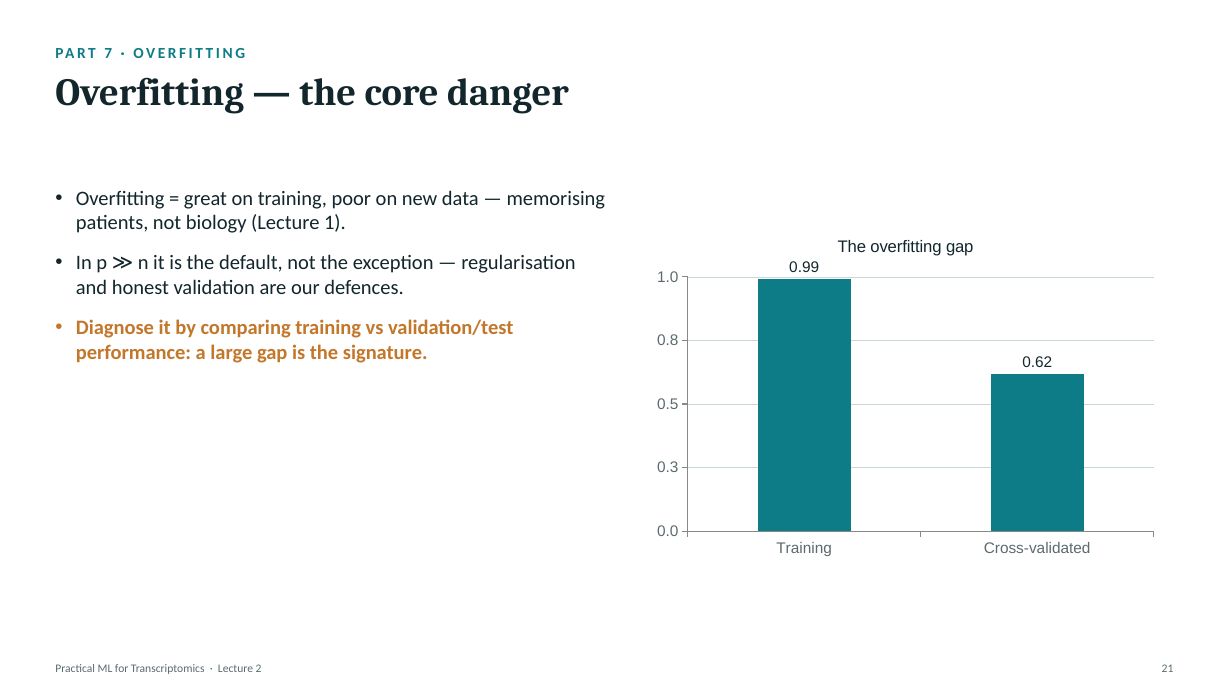
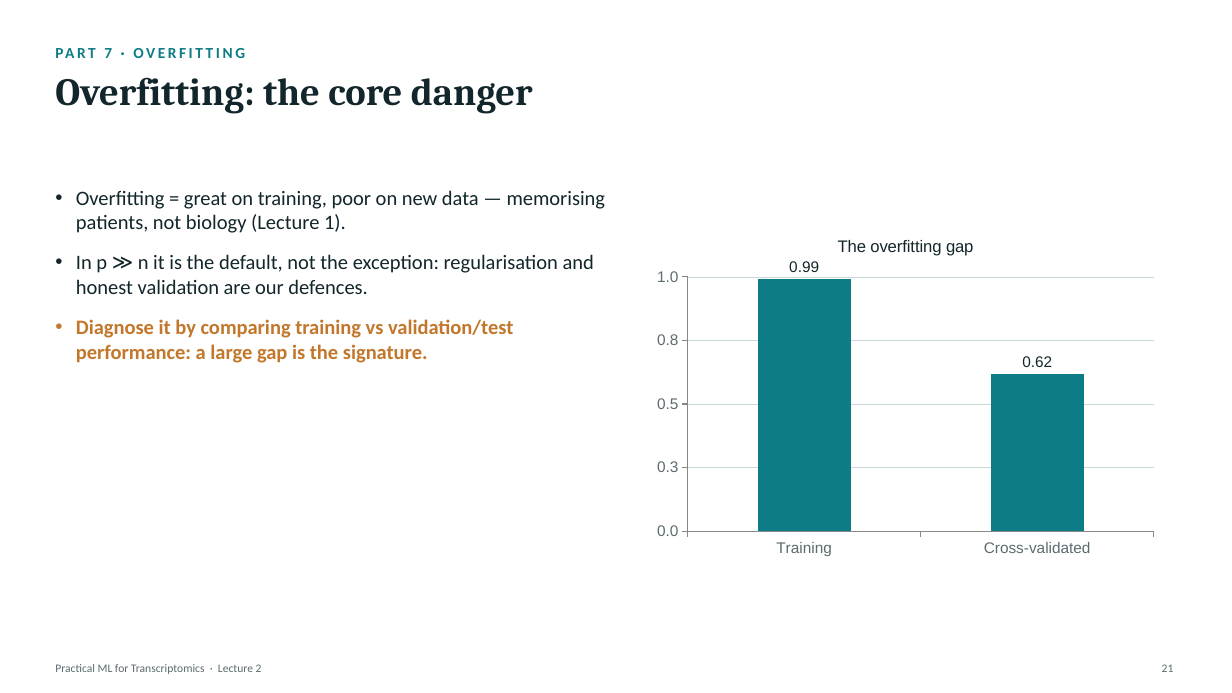
Before and after one commit to zhanyinx/ml26, a slide deck: slide 21 of lessons/lesson02_baseline_model/theory/slides/Lecture2 - Building the First Predictive Model.pptx. Drawn at 1232x693 pixels with LibreOffice and Linux fonts; fonts in the diff are those of the drawing. Boxes give left, top, right and bottom in pixels: in the first picture for what was removed or moved away, otherwise in the second. Text is boxed around its words. In the diff, an @@ line names an element or a change of style, - is before the commit and + after.

```diff
--- a/lessons/lesson02_baseline_model/theory/slides/Lecture2 - Building the First Predictive Model.pptx
+++ b/lessons/lesson02_baseline_model/theory/slides/Lecture2 - Building the First Predictive Model.pptx
@@ text at <box>263,78,533,114</box>: text changed @@
-Overfitting — the core danger
+Overfitting: the core danger
@@ text at <box>76,254,594,294</box>: text changed @@
-• In p ≫ n it is the default, not the exception — regularisation and honest validation are our defences.
+• In p ≫ n it is the default, not the exception: regularisation and honest validation are our defences.
```
Also in this commit, not shown: 20 other slides changed.
